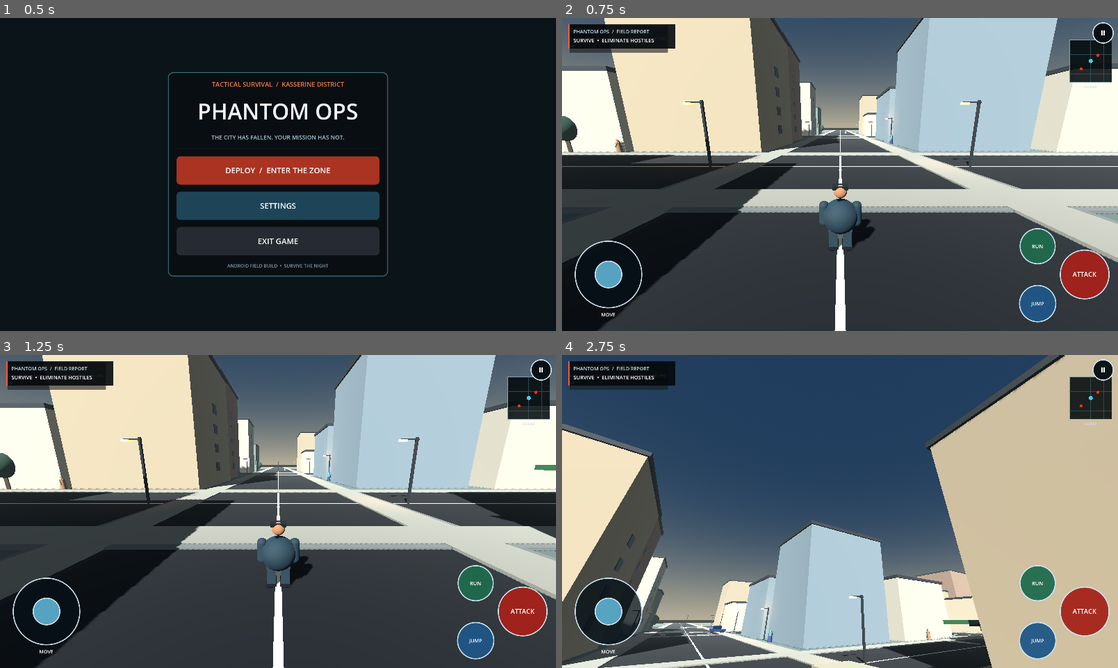
Above: before the commit, frames 1-4 (two rows, left to right).
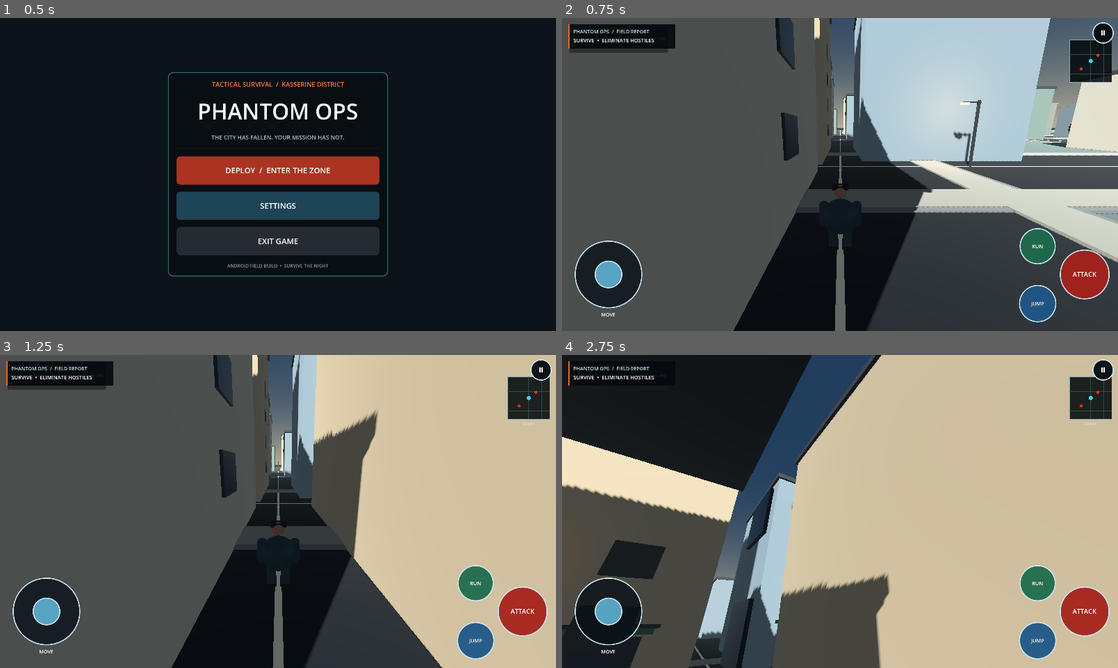
Above: after the commit, the same moments.

Repository: Gass-OS/Phantom-Ops
Game: Godot game, scene res://scenes/main_menu.tscn
The game is run twice, just before and just after one commit, with the same random seed, the same clock (stepped at 60 frames per second) and the same inputs.
Inputs (mouse positions are in pixels of both pictures, inside the frame that each line leads up to):
- Up to frame 1 (0.5 s): no input
- Up to frame 2 (0.75 s): click "DEPLOY / ENTER THE ZONE" at 0.5 s
- Up to frame 3 (1.25 s): no input
- Up to frame 4 (2.75 s): tap Enter (ui_accept) at 1.25 s; drag from (840, 511) to (895, 442) at 1.27 s; drag from (728, 527) to (812, 574) at 2.02 s

Frame 1 is identical in both runs. In frame 2, 50% of the frame differs, in the area x 0-100%, y 0-100%; in frame 3, 75%; in frame 4, 59%.

Commit message:
Open room between district buildings for compact city landmarks

Diff:
--- a/project/scripts/city_expansion.gd
+++ b/project/scripts/city_expansion.gd
@@ -41,9 +41,13 @@
 	_build_storefront("PHARMACY", Vector3(28, 0, 28), Color(0.10, 0.48, 0.30), "✚")
 	_build_storefront("MAGAZINE", Vector3(-28, 0, 28), Color(0.12, 0.30, 0.48), "NEWS")
 	_build_school(Vector3(84, 0, 28))
+	get_node("DistrictSchool").scale = Vector3(0.78, 0.78, 0.78)
 	_build_mosque(Vector3(-84, 0, 28))
+	get_node("NeighborhoodMosque").scale = Vector3(0.82, 0.82, 0.82)
 	_build_park(Vector3(28, 0, -28))
+	get_node("NeighborhoodPark").scale = Vector3(0.52, 0.52, 0.52)
 	_build_market(Vector3(-28, 0, -28))
+	get_node("FruitVegetableMarket").scale = Vector3(0.78, 0.78, 0.78)
 	print("PHANTOM OPS: pharmacy, newsstand, school, mosque, park and produce market added")
 
 func _label(parent: Node3D, caption: String, at: Vector3, color: Color) -> void:
@@ -267,7 +271,7 @@
 			var center := Vector3((float(gx) + 0.5) * block_spacing, 0, (float(gz) + 0.5) * block_spacing)
 			for sx in [-1.0, 1.0]:
 				for sz in [-1.0, 1.0]:
-					var offset := Vector3(sx * 9.2, 0, sz * 9.2)
+					var offset := Vector3(sx * 18.0, 0, sz * 18.0)
 					var seed_value := (gx * 97 + gz * 31 + int(sx + 2) * 11 + int(sz + 2) * 7) & 0x7fffffff
 					_create_building(center + offset, seed_value)
 			# Yield after each city block: keeps frame time bounded during scene entry.
